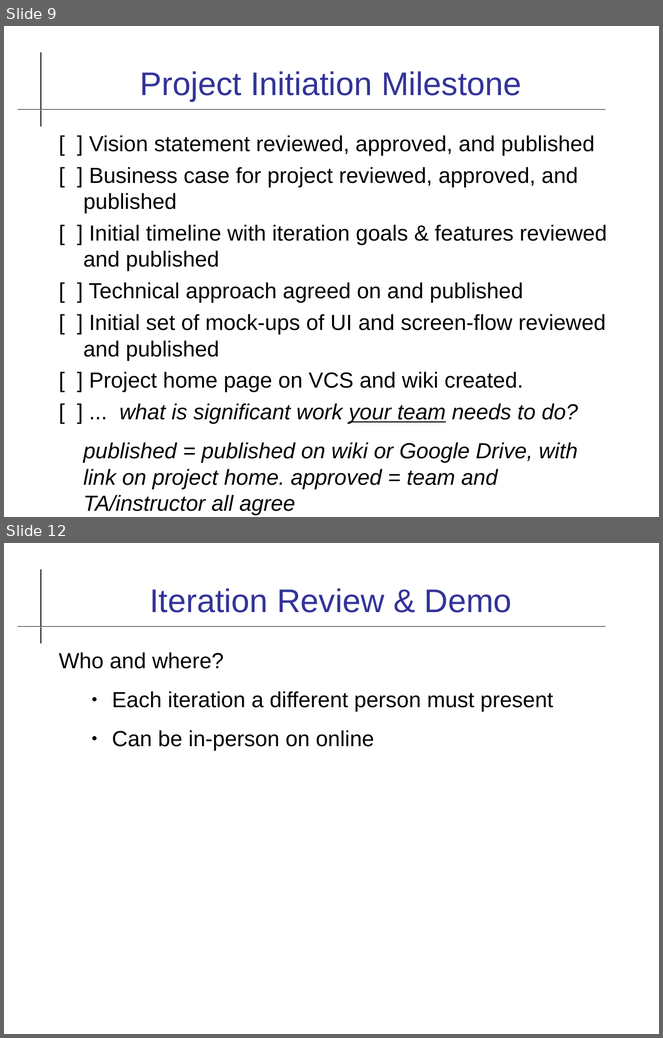
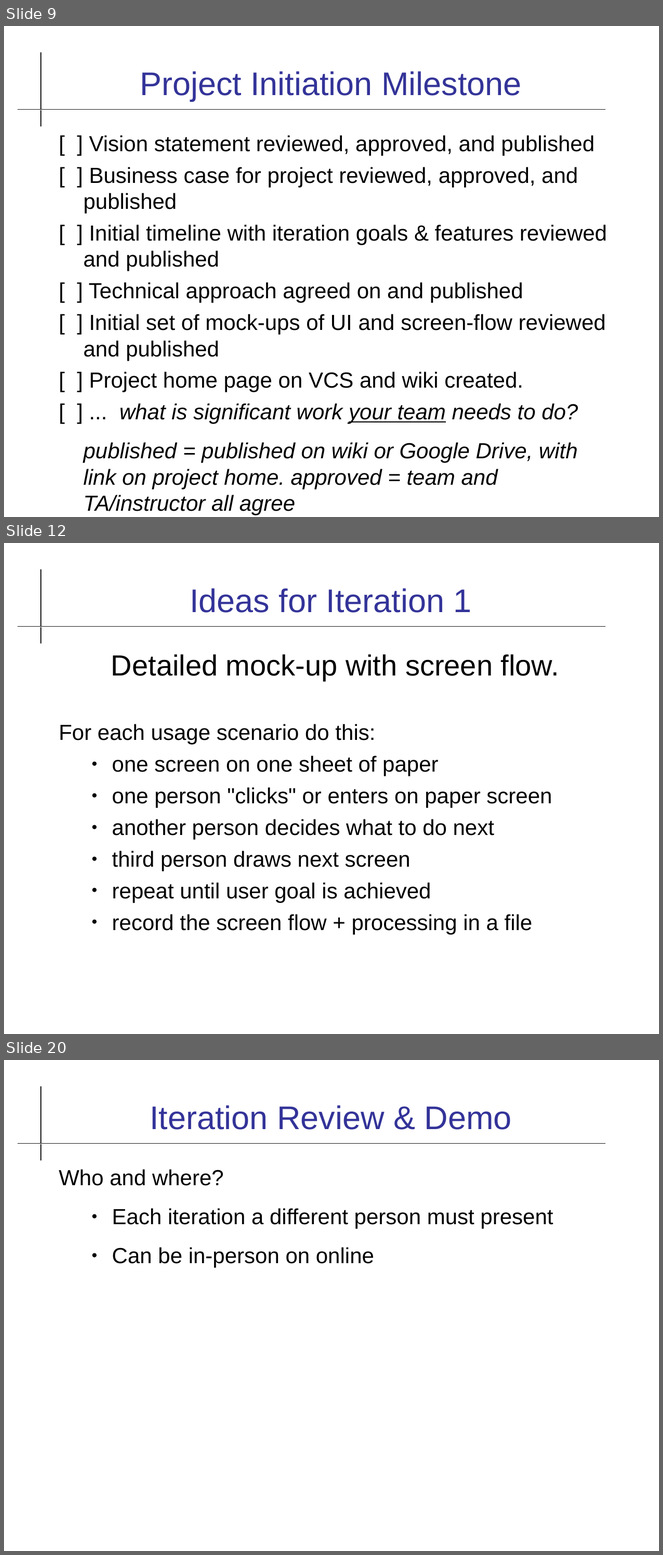
Before and after one commit to cpske/ISP, a slide deck: software-process/Team-Project.odp. Shown one above the other, each under a label of ours: slides 9 and 12 before the commit, slides 9, 12 and 20 after it; the slides between them are not shown. The pictures are 663x1038 and 663x1555 pixels, drawn with LibreOffice and Linux fonts; fonts in the diff are those of the drawing. Boxes give left, top, right and bottom in pixels: in the first picture for what was removed or moved away, otherwise in the second. Text is boxed around its words. In the diff, an @@ line names an element or a change of style, - is before the commit and + after.

```diff
--- a/software-process/Team-Project.odp
+++ b/software-process/Team-Project.odp
@@ slide 12 added at <box>4,543,659,1034</box>, background #FFFFFF; not listed: 2 template elements that a slide beside it also shows @@
@@ title added at <box>190,588,472,613</box>, 36 pt, text #333399 @@
+Ideas for Iteration 1
@@ text added at <box>59,654,559,935</box>, 24 pt, text #000000 @@
+Detailed mock-up with screen flow.
+For each usage scenario do this:
+  ● one screen on one sheet of paper
+  ● one person "clicks" or enters on paper screen
+  ● another person decides what to do next
+  ● third person draws next screen
+  ● repeat until user goal is achieved
+  ● record the screen flow + processing in a file
@@ what was slide 12 is now slide 20 @@
```
Also in this commit, not shown: 3 slides changed, 8 other slides added, 1 slide removed, 5 other files.
